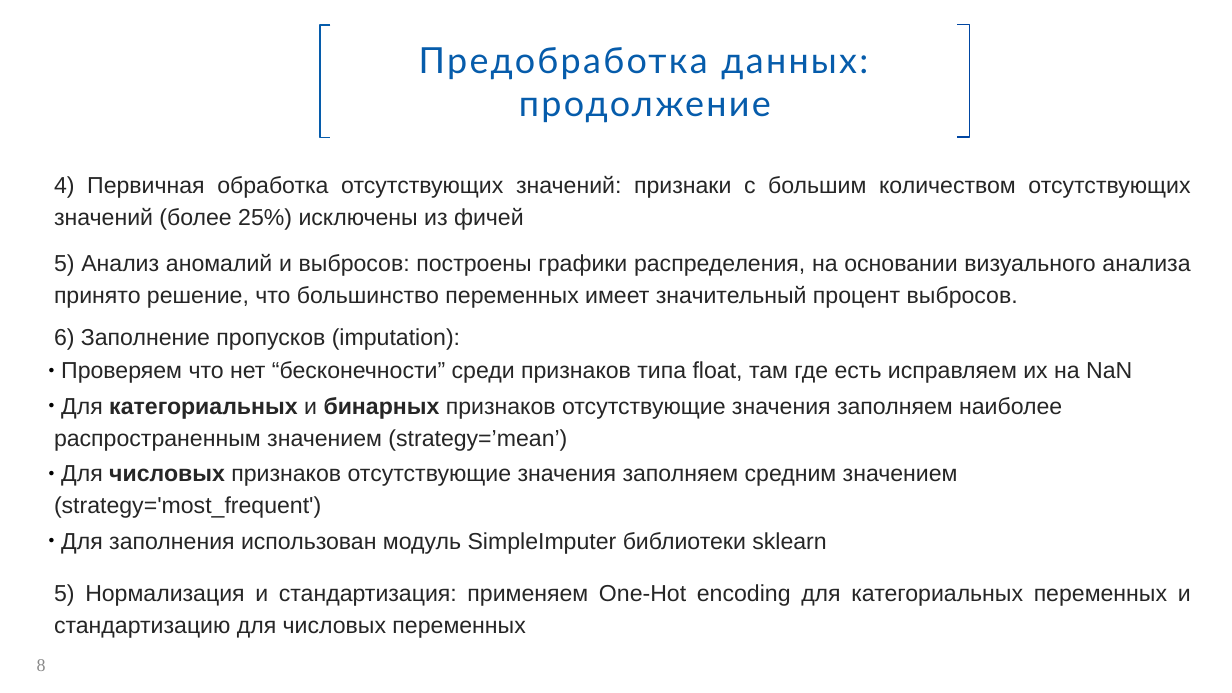
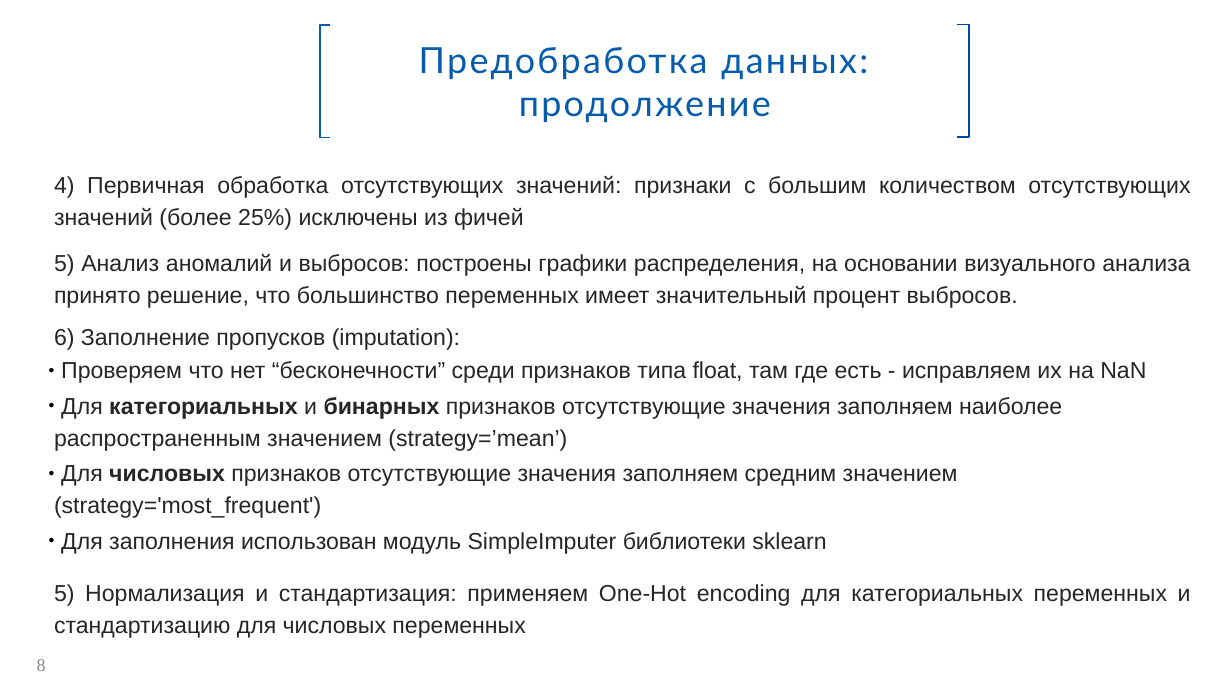
Before and after one commit to Spring-31/HC_default_risk, a slide deck: slide 8 of Прогнозирование вероятности дефолта.pptx. Drawn at 1232x693 pixels with LibreOffice and Linux fonts; fonts in the diff are those of the drawing; background and template pictures are left out. Boxes give left, top, right and bottom in pixels: in the first picture for what was removed or moved away, otherwise in the second. Text is boxed around its words. In the diff, an @@ line names an element or a change of style, - is before the commit and + after.

Commit message:
Update presentation

```diff
--- a/Прогнозирование вероятности дефолта.pptx
+++ b/Прогнозирование вероятности дефолта.pptx
@@ text at [61, 361, 1146, 383]: text changed @@
-  ● Проверяем что нет “бесконечности” среди признаков типа float, там где есть исправляем их на NaN
+  ● Проверяем что нет “бесконечности” среди признаков типа float, там где есть - исправляем их на NaN
```
Also in this commit, not shown: 1 other slide changed, 2 slides added, 1 slide removed, 3 other files.
